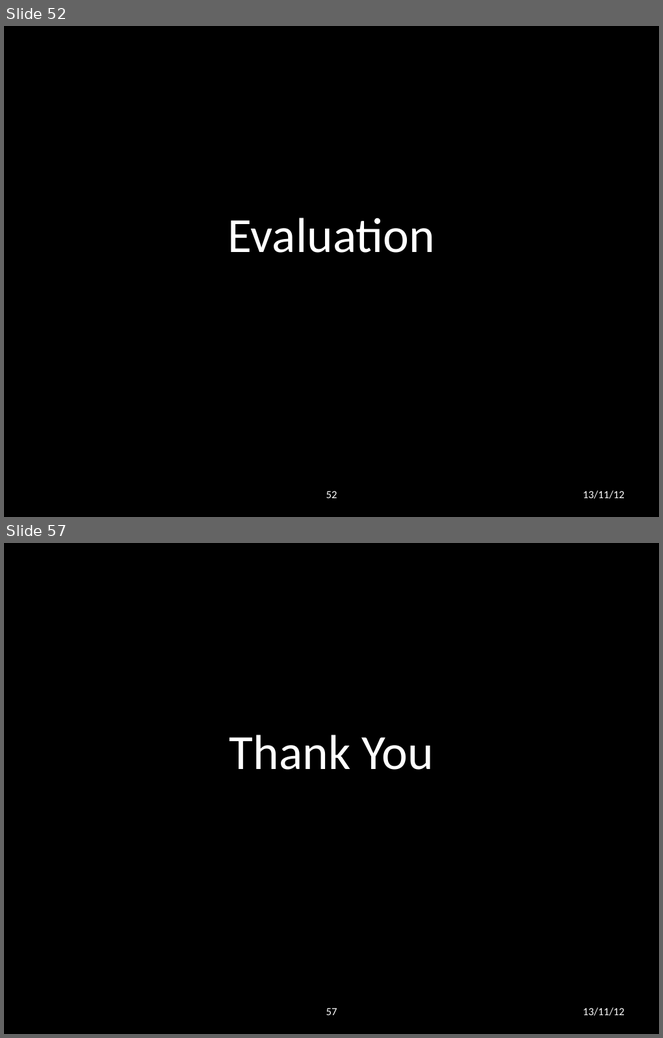
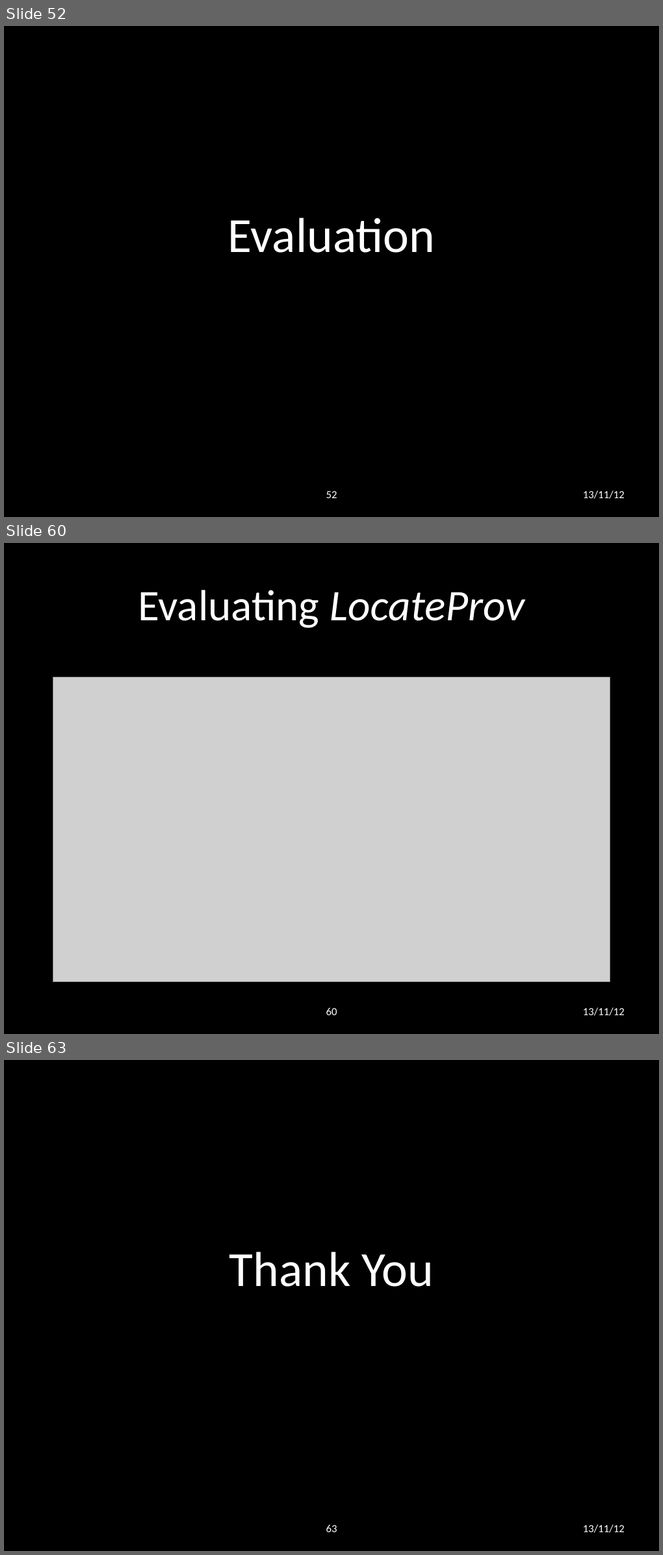
Before and after one commit to lwheng/fyp, a slide deck: presentation/final presentation.pptx. Shown one above the other, each under a label of ours: slides 52 and 57 before the commit, slides 52, 60 and 63 after it; the slides between them are not shown. The pictures are 663x1038 and 663x1555 pixels, drawn with LibreOffice and Linux fonts; fonts in the diff are those of the drawing; grey boxes stand for pictures; background and template pictures are left out. Boxes give left, top, right and bottom in pixels: in the first picture for what was removed or moved away, otherwise in the second. Text is boxed around its words. In the diff, an @@ line names an element or a change of style, - is before the commit and + after.

```diff
--- a/presentation/final presentation.pptx
+++ b/presentation/final presentation.pptx
@@ slide 60 added at <box>4,543,659,1034</box>, background picture (left out) @@
@@ title added at <box>138,590,525,628</box>, 48 pt, text #FFFFFF @@
+Evaluating LocateProv
@@ picture added at <box>53,677,610,982</box> @@
@@ page number added at <box>326,1008,337,1016</box>, 12 pt, text #FFFFFF @@
+60
@@ text added at <box>583,1008,625,1016</box>, 12 pt, text #FFFFFF @@
+13/11/12
@@ what was slide 57 is now slide 63 @@
@@ page number at <box>326,1525,337,1533</box>: text changed @@
-57
+63
```
Also in this commit, not shown: 4 slides changed, 5 other slides added.
